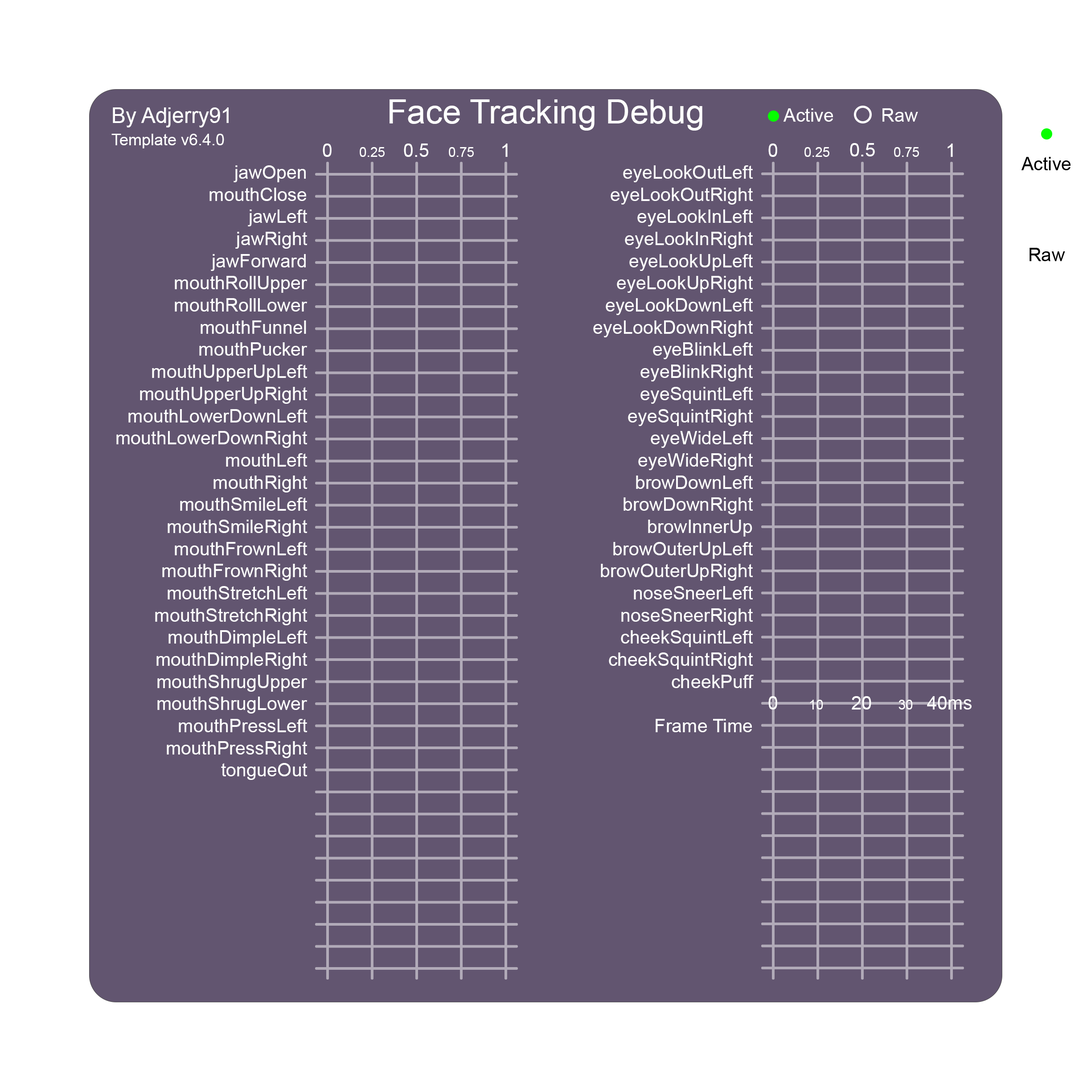
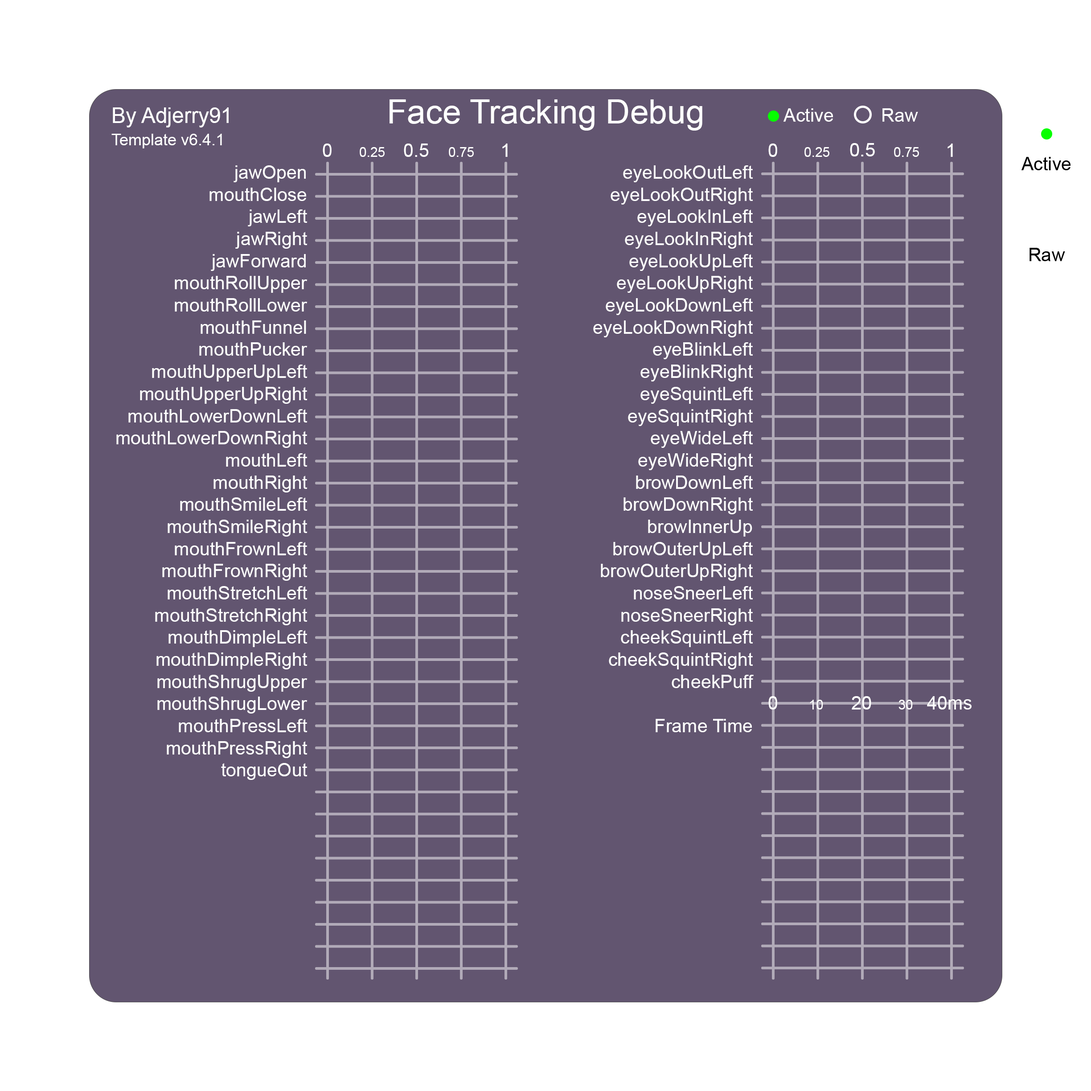
Layered file, before and after one edit (1091x1091). Changes by layer:
painted on "Template Version" over [216, 133, 225, 146]
